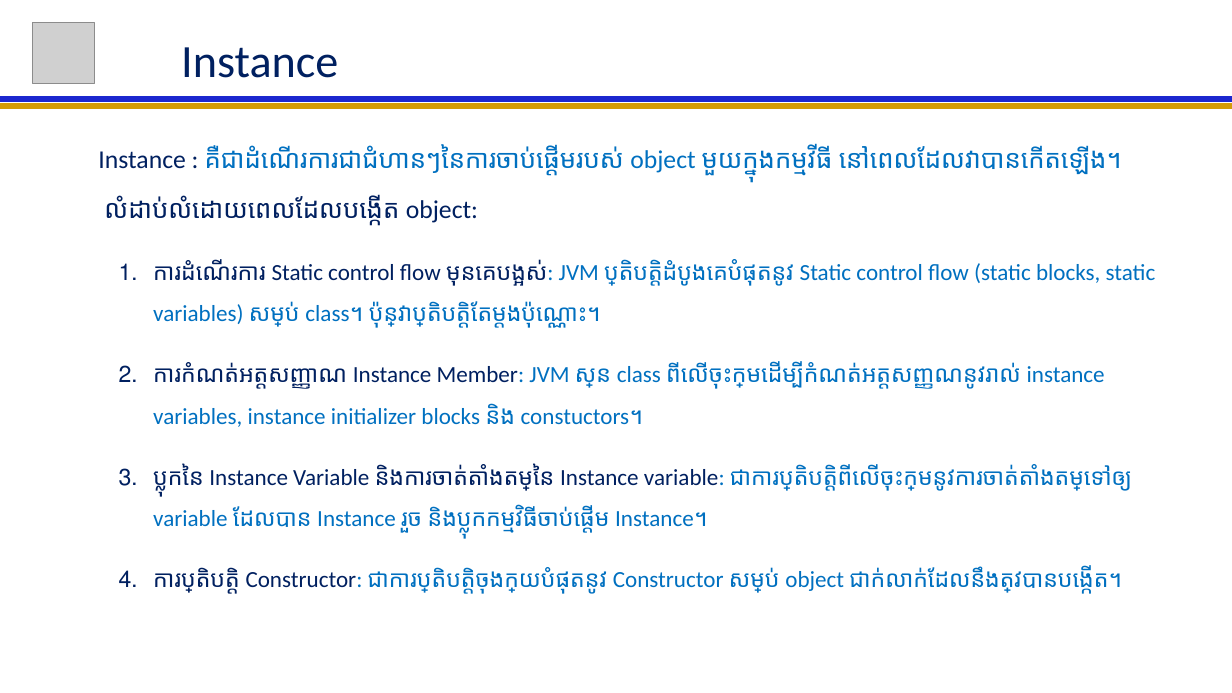
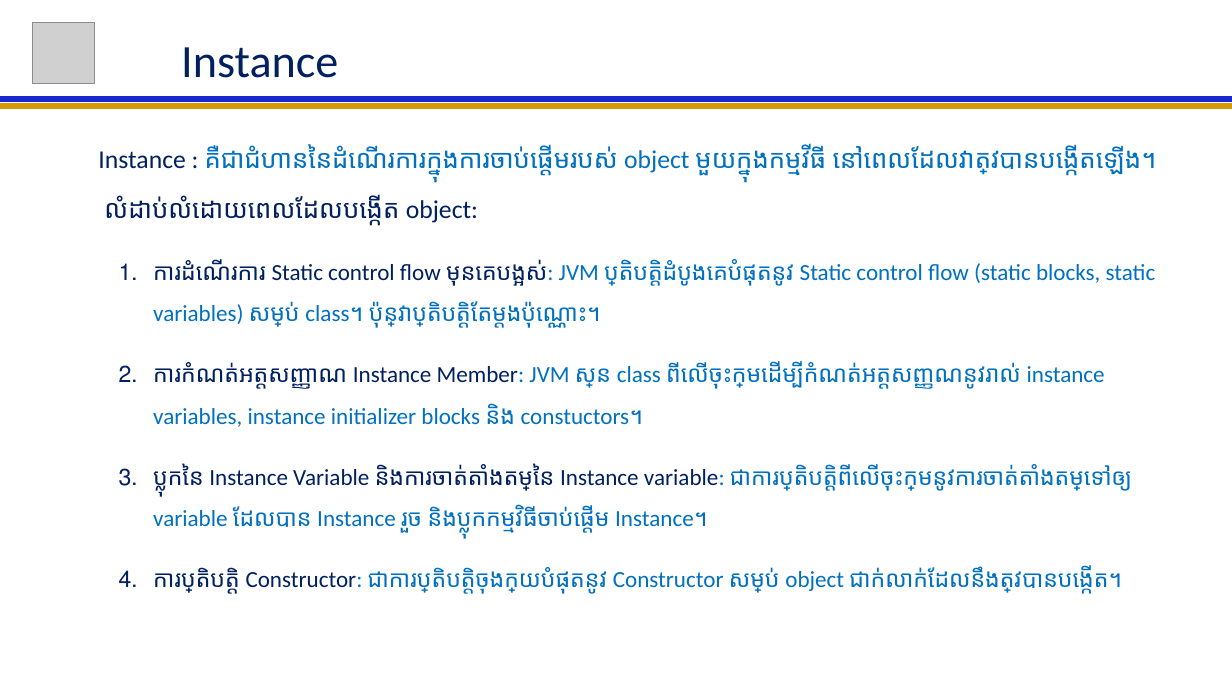
Before and after one commit to NGOUNCHHENGHY/ACLEDA-Java-For-Beginer, a slide deck: slide 36 of Java For Beginer Lession.pptx. Drawn at 1232x693 pixels with LibreOffice and Linux fonts; fonts in the diff are those of the drawing; grey boxes stand for pictures. Boxes give left, top, right and bottom in pixels: in the first picture for what was removed or moved away, otherwise in the second. Text is boxed around its words. In the diff, an @@ line names an element or a change of style, - is before the commit and + after.

```diff
--- a/Java For Beginer Lession.pptx
+++ b/Java For Beginer Lession.pptx
@@ subtitle at box(98, 144, 1157, 175): text changed @@
-Instance : គឺជាដំណើរការជាជំហានៗនៃការចាប់ផ្តើមរបស់ object មួយក្នុងកម្មវីធី នៅពេលដែលវាបានកើតឡើង។
+Instance : គឺជាជំហាននៃដំណើរការក្នុងការចាប់ផ្តើមរបស់ object មួយក្នុងកម្មវីធី នៅពេលដែលវាត្រូវបានបង្កើតឡើង។
```
Also in this commit, not shown: 1 other slide changed, 4 slides added.
